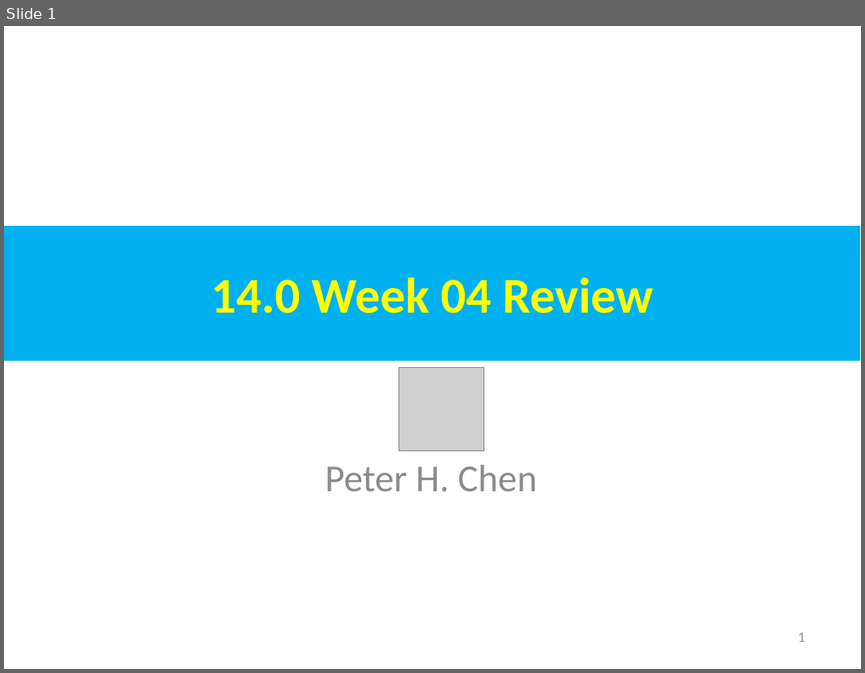
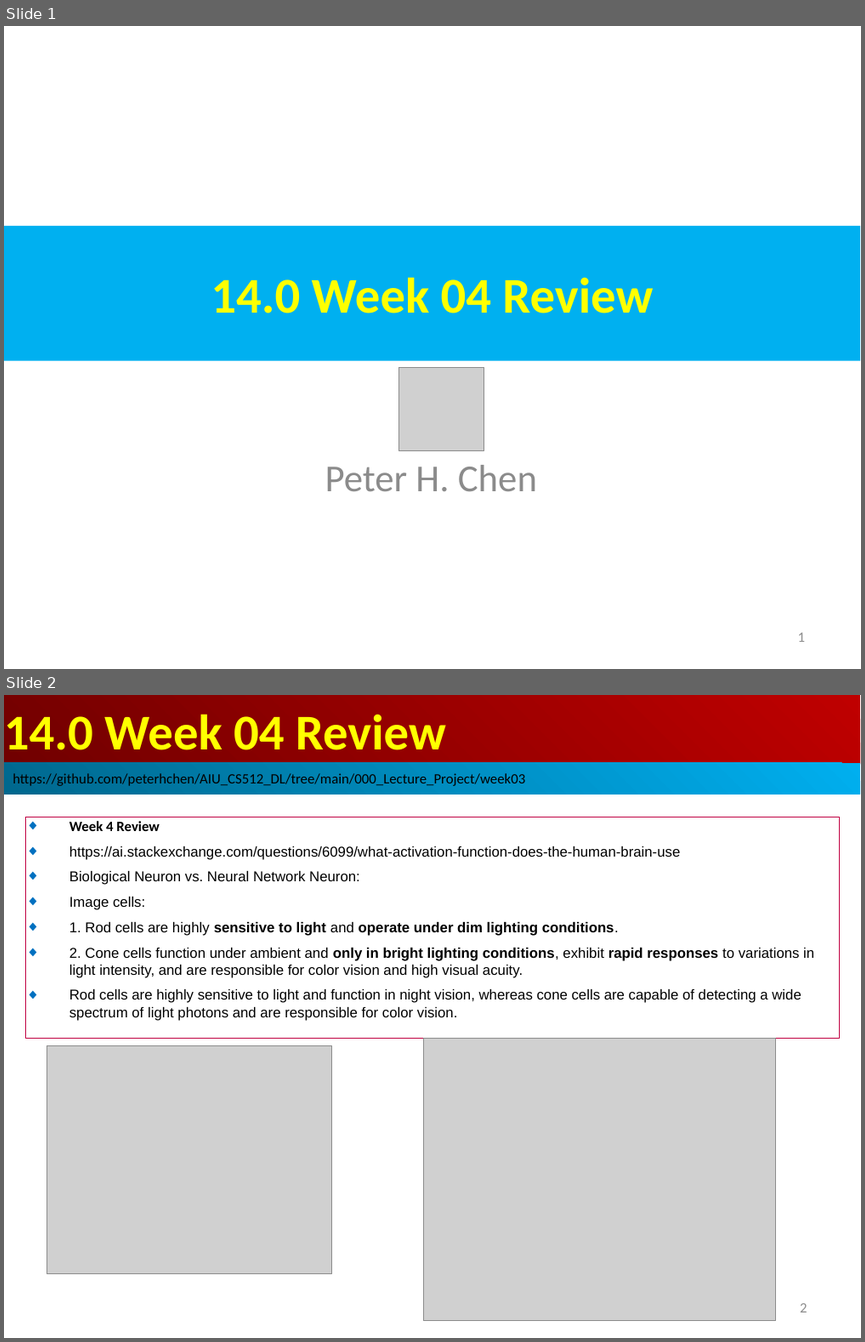
Before and after one commit to peterhchen/AIU_CS512_DL, a slide deck: 000_Lecture_Project/week05/01_Lecture/14.00_w04_review.ppt. Shown one above the other, each under a label of ours: slide 1 before the commit, slides 1 and 2 after it. The pictures are 865x673 and 865x1342 pixels, drawn with LibreOffice and Linux fonts; fonts in the diff are those of the drawing; grey boxes stand for pictures. Boxes give left, top, right and bottom in pixels: in the first picture for what was removed or moved away, otherwise in the second. Text is boxed around its words. In the diff, an @@ line names an element or a change of style, - is before the commit and + after.

```diff
--- a/000_Lecture_Project/week05/01_Lecture/14.00_w04_review.ppt
+++ b/000_Lecture_Project/week05/01_Lecture/14.00_w04_review.ppt
@@ slide 2 added at box(4, 695, 861, 1338), background #FFFFFF @@
@@ rectangle added at box(4, 695, 860, 765), fill gradient #BF0000 to #710000, 42 pt, text #FFFF00, bold @@
+14.0 Week 04 Review
@@ rectangle added at box(4, 763, 860, 794), fill gradient #00AFEF to #00688E, 12 pt, text #000000 @@
+https://github.com/peterhchen/AIU_CS512_DL/tree/main/000_Lecture_Project/week03
@@ rectangle added at box(25, 817, 840, 1038), outline #BF0041 0.74 pt, 12 pt, text #000000 @@
+◆ Week 4 Review
+◆ https://ai.stackexchange.com/questions/6099/what-activation-function-does-the-human-brain-use
+◆ Biological Neuron vs. Neural Network Neuron:
+◆ Image cells:
+◆ 1. Rod cells are highly sensitive to light and operate under dim lighting conditions.
+◆ 2. Cone cells function under ambient and only in bright lighting conditions, exhibit rapid responses to variations in light intensity, and are responsible for color vision and high visual acuity.
+◆ Rod cells are highly sensitive to light and function in night vision, whereas cone cells are capable of detecting a wide spectrum of light photons and are responsible for color vision.
@@ picture added at box(46, 1045, 331, 1273) @@
@@ picture added at box(424, 1038, 775, 1321) @@
@@ page number added at box(800, 1303, 806, 1312), 12 pt, text #8B8B8B @@
+2
```
Also in this commit, not shown: 1 other slide added.
